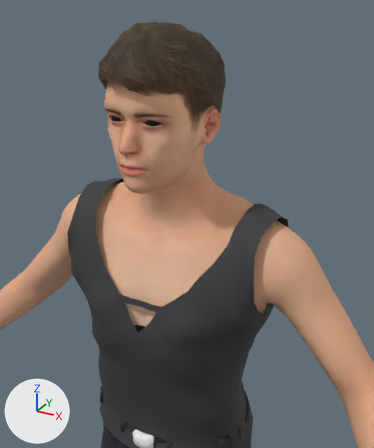
Before and after pictures for a commit that changed the glTF model src/client/models/person-blond.glb.
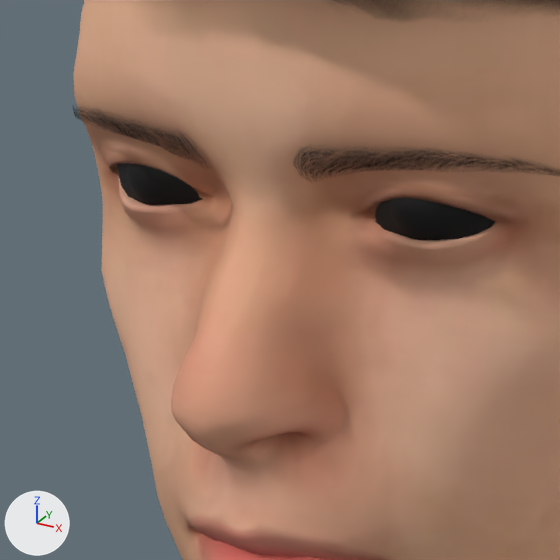
Each version is shown from a camera (50 mm lens) standing at (0.435, -0.774, 1.857) and looking at (0.096, -0.158, 1.549), then close up on the part from 25% to 46% of the width and 21% to 38% of the height. The axes (+X, +Y, +Z) are drawn at lower left. The lights are the same throughout. The first two pictures are the older version. Vertices at exactly the same position are counted once.

Objects in the first close-up: 'blond.body', 'blond.eyebrow001', 'blond.high-poly' and 1 more.
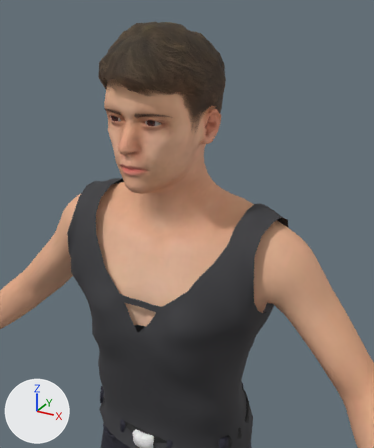
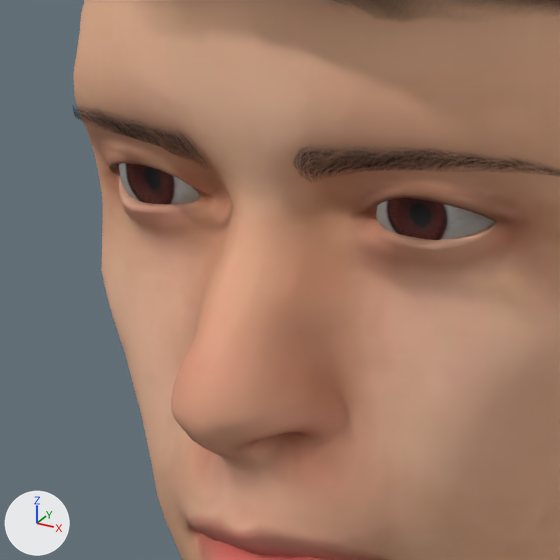
Patch to the scene script:
```diff
--- a/src/client/models/person-blond.glb.py
+++ b/src/client/models/person-blond.glb.py
@@ me_high_poly @@
 # used by ob_blond_high_poly; location = (0.0, 0.0, 0.0155)
-me_high_poly.from_pydata(...)  # 1064 vertices, 2040 faces; spans x -0.047..0.047, y -0.1522..-0.1257, z 1.6609..1.6926
+me_high_poly.from_pydata(...)  # 552 vertices, 1060 faces; spans x -0.0465..0.0465, y -0.1502..-0.126, z 1.6613..1.6921
+# me_high_poly part 1: the loose piece of 256 vertices spanning x 0.0139..0.047, y -0.1522..-0.1257, z 1.6609..1.6926 is deleted
+# me_high_poly part 2: the loose piece of 256 vertices spanning x -0.047..-0.0139, y -0.1522..-0.1257, z 1.6609..1.6926 is deleted
 me_high_poly.materials.append(mat_eyes)
```

Location of each change, [x1, y1, x2, y2] in pixels of the close-ups (560 x 560 px):
'blond.high-poly', reshaped
    before: [117, 163, 495, 240]
    after: [119, 163, 495, 240]
part 1 of me_high_poly, deleted
    before: [375, 198, 495, 240]
part 2 of me_high_poly, deleted
    before: [117, 163, 203, 205]
